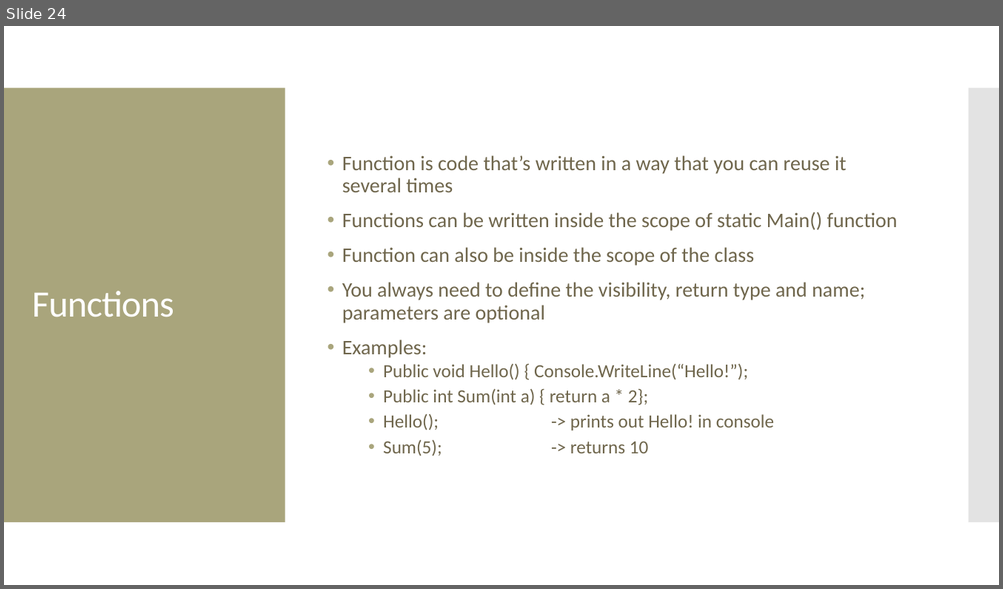
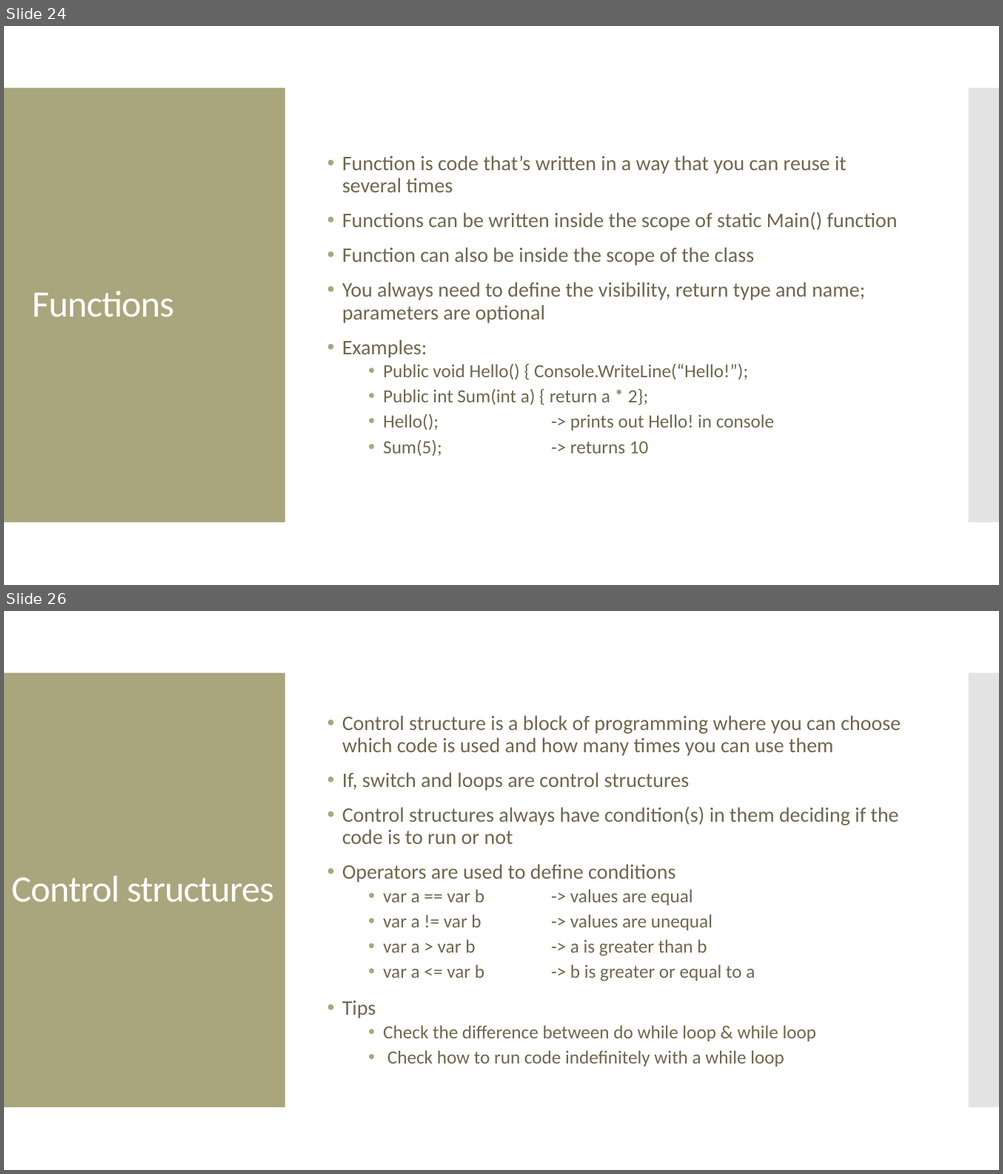
Before and after one commit to Manny-Apsel/.NET-C-Workshop, a slide deck: Presentation.pptx. Shown one above the other, each under a label of ours: slide 24 before the commit, slides 24 and 26 after it; the slides between them are not shown. The pictures are 1003x589 and 1003x1174 pixels, drawn with LibreOffice and Linux fonts; fonts in the diff are those of the drawing. Boxes give left, top, right and bottom in pixels: in the first picture for what was removed or moved away, otherwise in the second. Text is boxed around its words. In the diff, an @@ line names an element or a change of style, - is before the commit and + after.

Commit message:
renamed loops exercises to control structres & made some exercises for them

```diff
--- a/Presentation.pptx
+++ b/Presentation.pptx
@@ slide 26 added at bbox=[4, 611, 999, 1170], background #FFFFFF; not listed: 2 template elements that a slide beside it also shows @@
@@ text added at bbox=[342, 715, 900, 1067], 20 pt, text #6F664C @@
+• Control structure is a block of programming where you can choose which code is used and how many times you can use them
+• If, switch and loops are control structures
+• Control structures always have condition(s) in them deciding if the code is to run or not
+• Operators are used to define conditions
+  • var a == var b -> values are equal
+  • var a != var b -> values are unequal
+  • var a > var b -> a is greater than b
+  • var a <= var b -> b is greater or equal to a
+• Tips
+  • Check the difference between do while loop & while loop
+  • Check how to run code indefinitely with a while loop
@@ title added at bbox=[11, 876, 274, 903], 36 pt, text #FFFFFF @@
+Control structures
```
Also in this commit, not shown: 2 slides changed, 1 other slide added.
